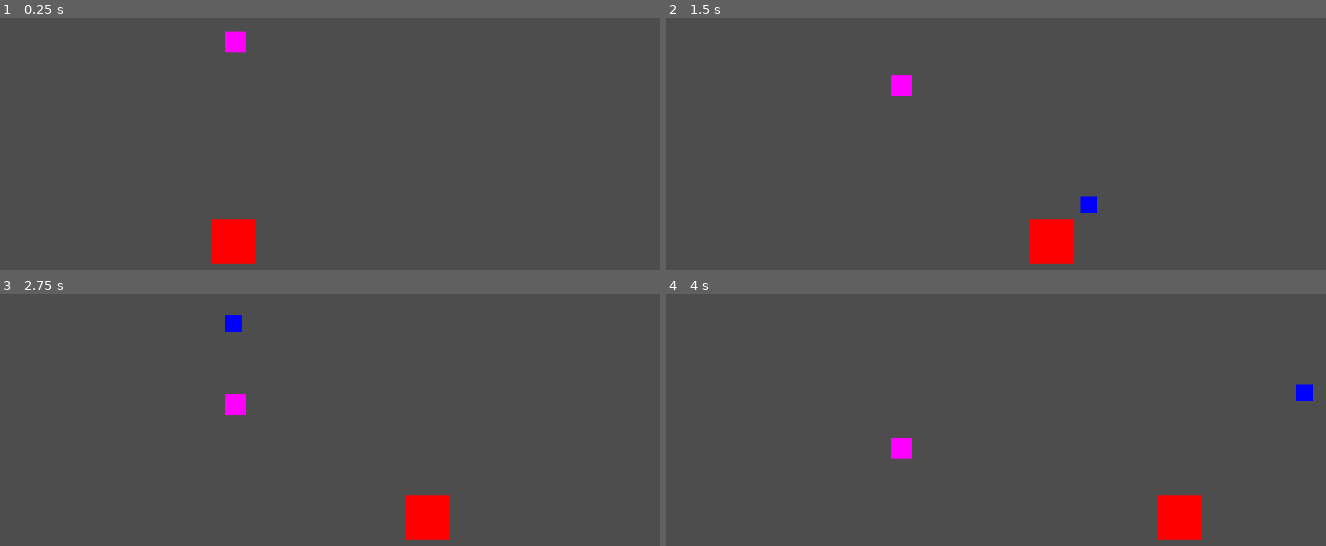
Above: before the commit, frames 1-4 (two rows, left to right).
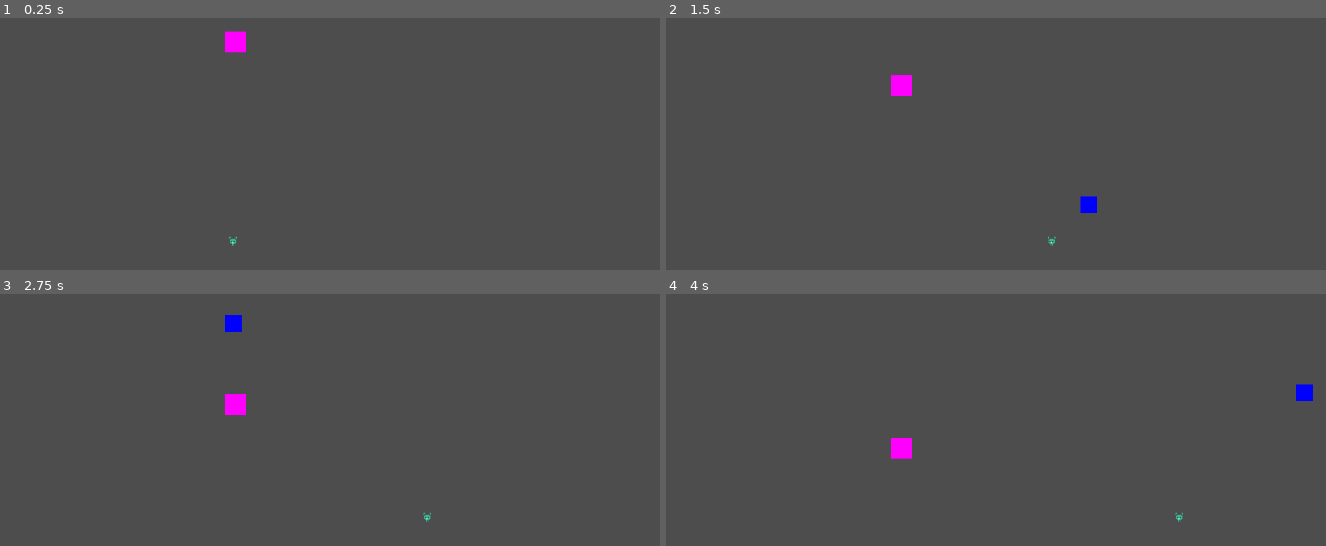
Above: after the commit, the same moments.

Repository: Roflstomp123/MRUHACKZ
Game: Godot game, scene res://Levels/temp_level.tscn
Same seed, same stepped clock (60 frames per second), same inputs: the game is played once before the commit and once after it.
Inputs:
- Up to frame 1 (0.25 s): no input
- Up to frame 2 (1.5 s): tap Enter (Finish attack) at 0.5, 1.35 s; hold Right (Move right) 0.53-1.28 s; hold Enter (Finish attack) 0.53-1.28 s; hold Left (Move left) from 1.28 s (still down)
- Up to frame 3 (2.75 s): release Left (Move left) at 2.03 s; hold Right (Move right) from 2.03 s (still down); hold Enter (Finish attack) from 2.03 s (still down)
- Up to frame 4 (4 s): release Enter (Finish attack) at 2.78 s; tap Enter (Finish attack) at 2.85 s; release Right (Move right) at 3.53 s; hold Left (Move left) from 3.53 s (still down); hold Enter (Finish attack) from 3.53 s (still down)

The runs differ from the first frame. In frame 1, 1.2% of the frame differs, in the area x 31-39%, y 79-98%; in frame 2, 1.2%; in frame 3, 1.2%; in frame 4, 1.2%.

Commit message:
player sprites idle and ow

Diff:
--- a/Levels/temp_level.tscn
+++ b/Levels/temp_level.tscn
@@ -14,7 +14,6 @@
 [node name="temp_level" type="Node2D"]
 
 [node name="temp_player" parent="." instance=ExtResource("1_hq4be")]
-
 position = Vector2(537, 337)
 
 [node name="CollisionShape2D" type="CollisionShape2D" parent="temp_player"]
--- a/Player/temp_player.tscn
+++ b/Player/temp_player.tscn
@@ -1,6 +1,160 @@
-[gd_scene load_steps=4 format=3 uid="uid://d2y3tr3j5exhm"]
+[gd_scene load_steps=26 format=3 uid="uid://d2y3tr3j5exhm"]
 
 [ext_resource type="Script" path="res://Player/temp_player.gd" id="1_rdv07"]
+[ext_resource type="Texture2D" uid="uid://coe8bvsg7p2nq" path="res://Player/hackzplayer.png" id="2_yacqm"]
+
+[sub_resource type="AtlasTexture" id="AtlasTexture_oswvt"]
+atlas = ExtResource("2_yacqm")
+region = Rect2(16, 0, 16, 16)
+
+[sub_resource type="AtlasTexture" id="AtlasTexture_xvhfo"]
+atlas = ExtResource("2_yacqm")
+region = Rect2(32, 0, 16, 16)
+
+[sub_resource type="AtlasTexture" id="AtlasTexture_j3lar"]
+atlas = ExtResource("2_yacqm")
+region = Rect2(48, 0, 16, 16)
+
+[sub_resource type="AtlasTexture" id="AtlasTexture_uod3c"]
+atlas = ExtResource("2_yacqm")
+region = Rect2(64, 0, 16, 16)
+
+[sub_resource type="AtlasTexture" id="AtlasTexture_v0l0q"]
+atlas = ExtResource("2_yacqm")
+region = Rect2(80, 0, 16, 16)
+
+[sub_resource type="AtlasTexture" id="AtlasTexture_7c6el"]
+atlas = ExtResource("2_yacqm")
+region = Rect2(96, 0, 16, 16)
+
+[sub_resource type="AtlasTexture" id="AtlasTexture_dxw8v"]
+atlas = ExtResource("2_yacqm")
+region = Rect2(112, 0, 16, 16)
+
+[sub_resource type="AtlasTexture" id="AtlasTexture_al2ag"]
+atlas = ExtResource("2_yacqm")
+region = Rect2(128, 0, 16, 16)
+
+[sub_resource type="AtlasTexture" id="AtlasTexture_7348j"]
+atlas = ExtResource("2_yacqm")
+region = Rect2(144, 0, 16, 16)
+
+[sub_resource type="AtlasTexture" id="AtlasTexture_8ph2y"]
+atlas = ExtResource("2_yacqm")
+region = Rect2(160, 0, 16, 16)
+
+[sub_resource type="AtlasTexture" id="AtlasTexture_6nggw"]
+atlas = ExtResource("2_yacqm")
+region = Rect2(176, 0, 16, 16)
+
+[sub_resource type="AtlasTexture" id="AtlasTexture_sadgj"]
+atlas = ExtResource("2_yacqm")
+region = Rect2(192, 0, 16, 16)
+
+[sub_resource type="AtlasTexture" id="AtlasTexture_0teya"]
+atlas = ExtResource("2_yacqm")
+region = Rect2(208, 0, 16, 16)
+
+[sub_resource type="AtlasTexture" id="AtlasTexture_ofnec"]
+atlas = ExtResource("2_yacqm")
+region = Rect2(224, 0, 16, 16)
+
+[sub_resource type="AtlasTexture" id="AtlasTexture_5xdi7"]
+atlas = ExtResource("2_yacqm")
+region = Rect2(256, 0, 16, 16)
+
+[sub_resource type="AtlasTexture" id="AtlasTexture_7esmi"]
+atlas = ExtResource("2_yacqm")
+region = Rect2(272, 0, 16, 16)
+
+[sub_resource type="AtlasTexture" id="AtlasTexture_abnjy"]
+atlas = ExtResource("2_yacqm")
+region = Rect2(288, 0, 16, 16)
+
+[sub_resource type="AtlasTexture" id="AtlasTexture_aa8ff"]
+atlas = ExtResource("2_yacqm")
+region = Rect2(304, 0, 16, 16)
+
+[sub_resource type="AtlasTexture" id="AtlasTexture_sgkae"]
+atlas = ExtResource("2_yacqm")
+region = Rect2(320, 0, 16, 16)
+
+[sub_resource type="AtlasTexture" id="AtlasTexture_xuabu"]
+atlas = ExtResource("2_yacqm")
+region = Rect2(336, 0, 16, 16)
+
+[sub_resource type="SpriteFrames" id="SpriteFrames_rfq2u"]
+animations = [{
+"frames": [{
+"duration": 1.0,
+"texture": SubResource("AtlasTexture_oswvt")
+}, {
+"duration": 1.0,
+"texture": SubResource("AtlasTexture_xvhfo")
+}, {
+"duration": 1.0,
+"texture": SubResource("AtlasTexture_j3lar")
+}, {
+"duration": 1.0,
+"texture": SubResource("AtlasTexture_uod3c")
+}, {
+"duration": 1.0,
+"texture": SubResource("AtlasTexture_v0l0q")
+}, {
+"duration": 1.0,
+"texture": SubResource("AtlasTexture_7c6el")
+}, {
+"duration": 1.0,
+"texture": SubResource("AtlasTexture_dxw8v")
+}, {
+"duration": 1.0,
+"texture": SubResource("AtlasTexture_al2ag")
+}, {
+"duration": 1.0,
+"texture": SubResource("AtlasTexture_7348j")
+}, {
+"duration": 1.0,
+"texture": SubResource("AtlasTexture_8ph2y")
+}, {
+"duration": 1.0,
+"texture": SubResource("AtlasTexture_6nggw")
+}, {
+"duration": 1.0,
+"texture": SubResource("AtlasTexture_sadgj")
+}, {
+"duration": 1.0,
+"texture": SubResource("AtlasTexture_0teya")
+}, {
+"duration": 1.0,
+"texture": SubResource("AtlasTexture_ofnec")
+}],
+"loop": true,
+"name": &"idle",
+"speed": 10.0
+}, {
+"frames": [{
+"duration": 1.0,
+"texture": SubResource("AtlasTexture_5xdi7")
+}, {
+"duration": 1.0,
+"texture": SubResource("AtlasTexture_7esmi")
+}, {
+"duration": 1.0,
+"texture": SubResource("AtlasTexture_abnjy")
+}, {
+"duration": 1.0,
+"texture": SubResource("AtlasTexture_aa8ff")
+}, {
+"duration": 1.0,
+"texture": SubResource("AtlasTexture_sgkae")
+}, {
+"duration": 1.0,
+"texture": SubResource("AtlasTexture_xuabu")
+}],
+"loop": true,
+"name": &"ow",
+"speed": 10.0
+}]
 
 [sub_resource type="Gradient" id="Gradient_p7mo1"]
 offsets = PackedFloat32Array(0, 0.991071)
@@ -12,7 +166,13 @@
 [node name="temp_player" type="CharacterBody2D"]
 script = ExtResource("1_rdv07")
 
+[node name="AnimatedSprite2D" type="AnimatedSprite2D" parent="."]
+sprite_frames = SubResource("SpriteFrames_rfq2u")
+animation = &"ow"
+frame_progress = 0.921749
+
 [node name="Sprite2D" type="Sprite2D" parent="."]
+visible = false
 texture = SubResource("GradientTexture2D_k78ve")
 
 [node name="ProjectlesParent" type="Node2D" parent="."]
--- a/project.godot
+++ b/project.godot
@@ -100,3 +100,7 @@
 2d_physics/layer_11="EnemyAttacks"
 2d_physics/layer_13="Player"
 2d_physics/layer_15="Enemies"
+
+[rendering]
+
+textures/canvas_textures/default_texture_filter=0
Not shown, added: Assets/enemy-idle.png.import
Binary file added: Player/hackzplayer.png
Not shown, added: Player/hackzplayer.png.import
